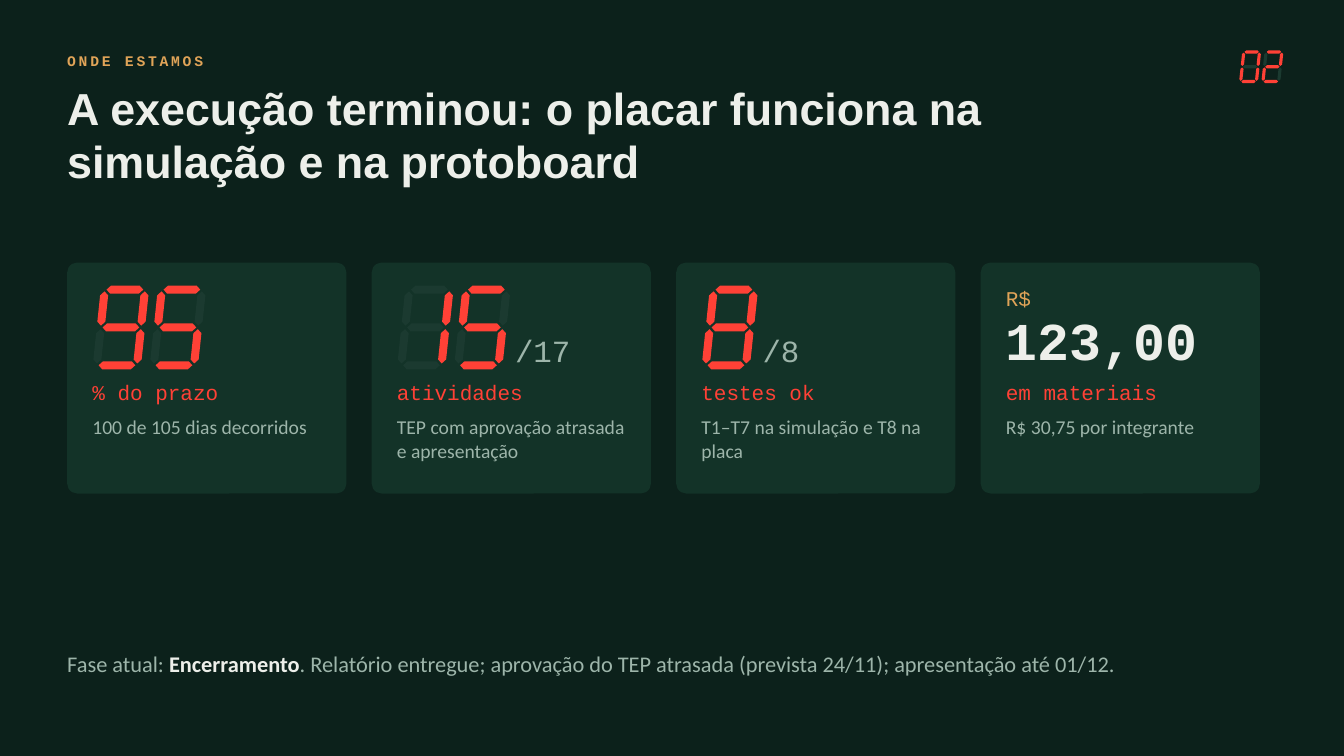
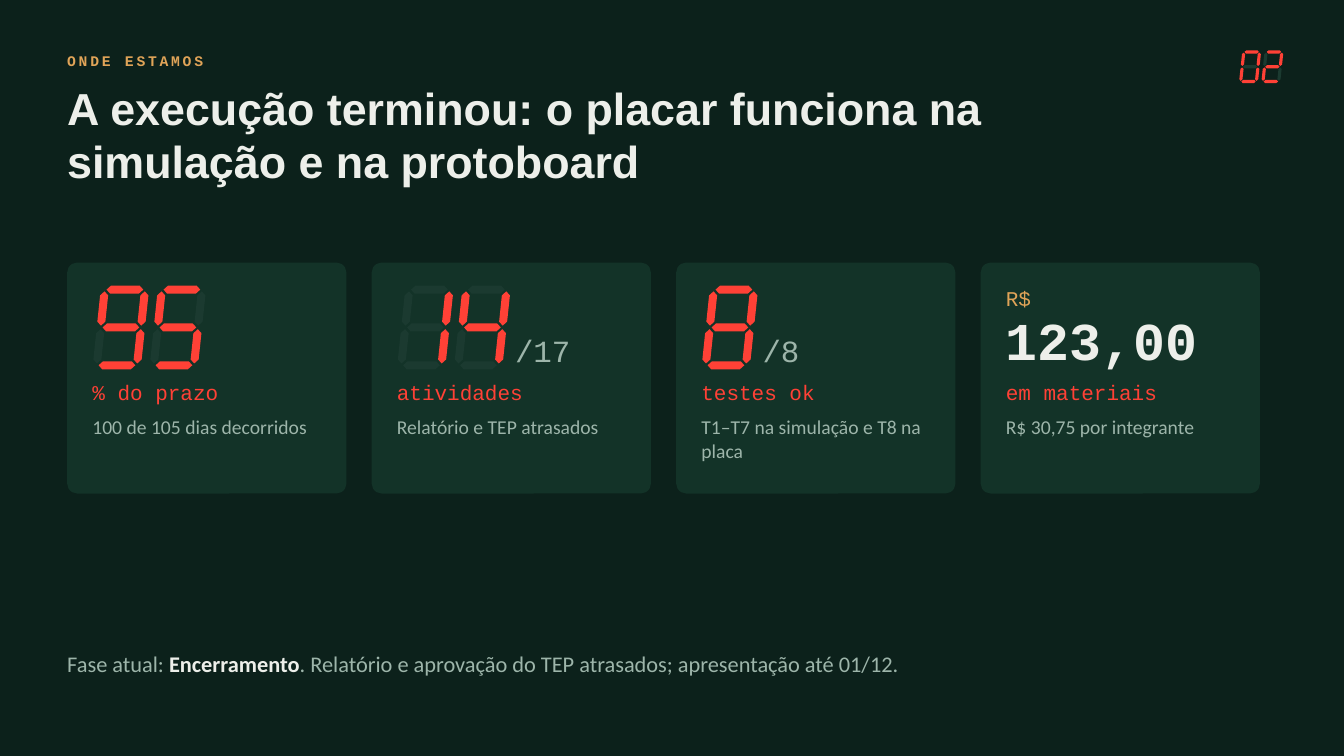
Before and after one commit to andreluisaguiar/PlacarDigital, a slide deck: slide 2 of apresentacao/export/Placar_Eletronico_Status_26-11-2026.pptx. Drawn at 1344x756 pixels with LibreOffice and Linux fonts; fonts in the diff are those of the drawing. Boxes give left, top, right and bottom in pixels: in the first picture for what was removed or moved away, otherwise in the second. Text is boxed around its words. In the diff, an @@ line names an element or a change of style, - is before the commit and + after.

Commit message:
Atualiza status da apresentação e cronograma: ajusta informações sobre atividades e prazos atrasados

```diff
--- a/apresentacao/export/Placar_Eletronico_Status_26-11-2026.pptx
+++ b/apresentacao/export/Placar_Eletronico_Status_26-11-2026.pptx
@@ freeform shape at box(468, 285, 504, 293): fill #FF4136 to #1B3A30 @@
@@ freeform shape at box(499, 291, 510, 326): fill #1B3A30 to #FF4136 @@
@@ freeform shape at box(460, 361, 496, 369): fill #FF4136 to #1B3A30 @@
@@ text at box(397, 420, 598, 434): text changed @@
-TEP com aprovação atrasada e apresentação
+Relatório e TEP atrasados
@@ text at box(67, 656, 898, 676): text changed @@
-Fase atual: Encerramento. Relatório entregue; aprovação do TEP atrasada (prevista 24/11); apresentação até 01/12.
+Fase atual: Encerramento. Relatório e aprovação do TEP atrasados; apresentação até 01/12.
```
Also in this commit, not shown: 2 other slides changed, 5 other files.
